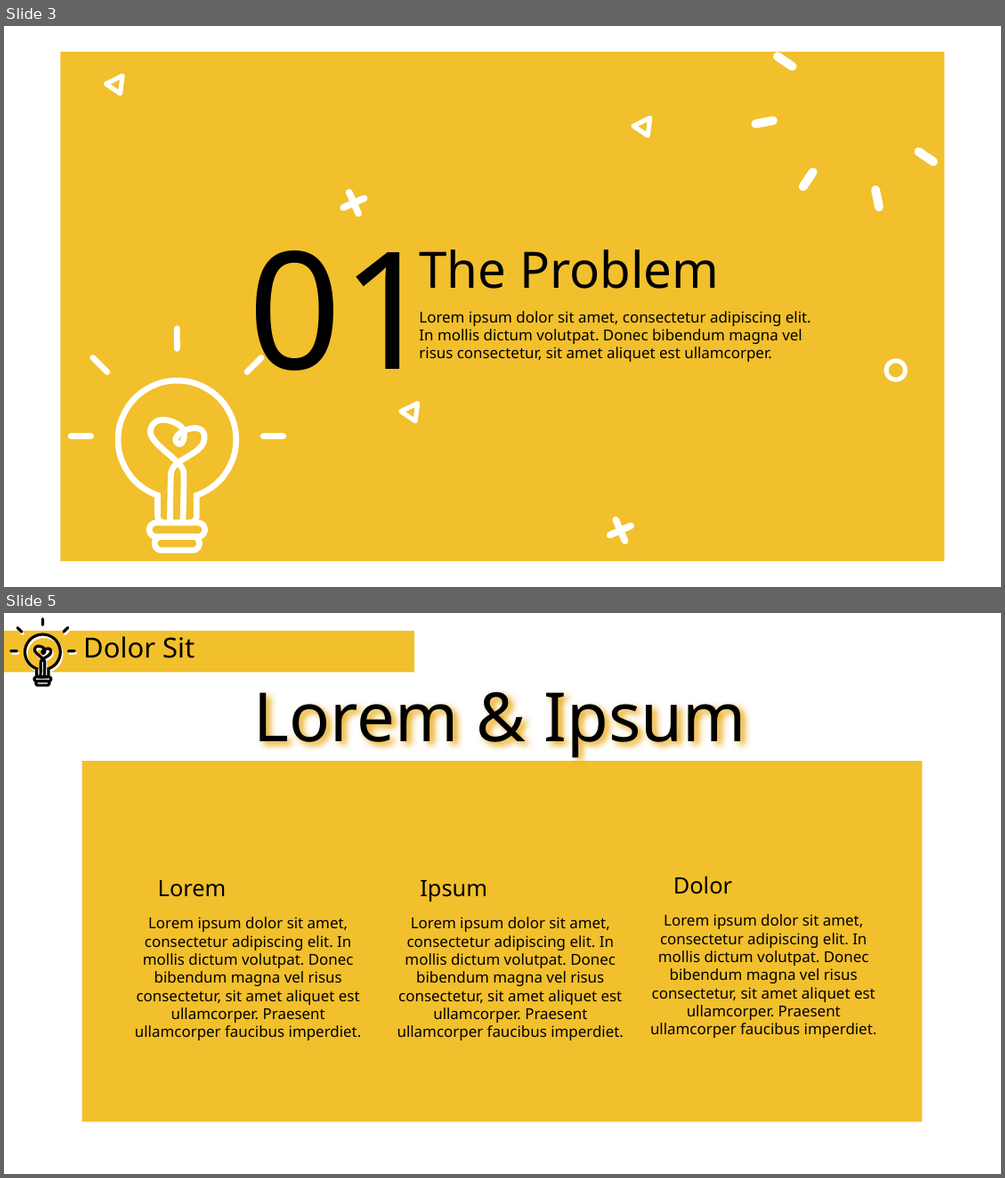
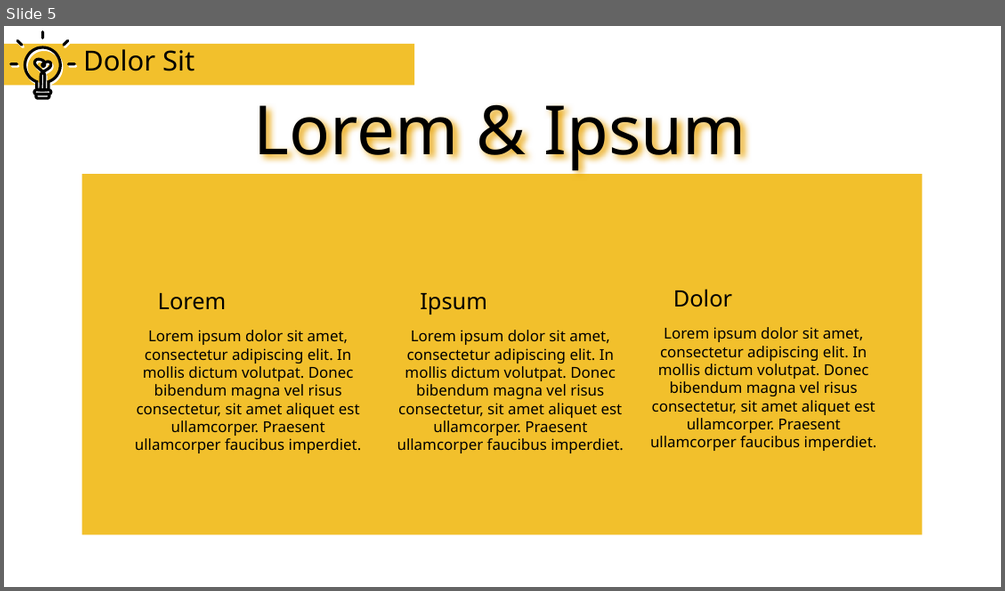
Before and after one commit to thevalencyproject/valency-exchange-pitch, a slide deck: Pitch Deck Template.odp. Shown one above the other, each under a label of ours: slides 3 and 5 before the commit, slide 5 after it; the slides between them are not shown. The pictures are 1005x1178 and 1005x591 pixels, drawn with LibreOffice and Linux fonts; fonts in the diff are those of the drawing. Boxes give left, top, right and bottom in pixels: in the first picture for what was removed or moved away, otherwise in the second. Text is boxed around its words. In the diff, an @@ line names an element or a change of style, - is before the commit and + after.

Commit message:
Added a Problem Statement

```diff
--- a/Pitch Deck Template.odp
+++ b/Pitch Deck Template.odp
@@ slide 3 removed at (x1=4, y1=26, x2=1001, y2=587), background #FFFFFF @@
@@ freeform shape removed at (x1=61, y1=52, x2=945, y2=562) @@
@@ freeform shape removed at (x1=106, y1=76, x2=122, y2=94) @@
@@ line removed from (777, 57) to (793, 67) @@
@@ freeform shape removed at (x1=633, y1=119, x2=650, y2=136) @@
@@ line removed from (756, 124) to (773, 121) @@
@@ line removed from (934, 161) to (919, 151) @@
@@ line removed from (803, 187) to (813, 172) @@
@@ line removed from (364, 198) to (343, 208) @@
@@ line removed from (349, 192) to (358, 213) @@
@@ line removed from (880, 207) to (876, 190) @@
@@ title removed at (x1=249, y1=250, x2=436, y2=410) @@
-01
@@ title removed at (x1=419, y1=249, x2=719, y2=289) @@
-The Problem
@@ text removed at (x1=419, y1=311, x2=811, y2=362) @@
-Lorem ipsum dolor sit amet, consectetur adipiscing elit. In mollis dictum volutpat. Donec bibendum magna vel risus consectetur, sit amet aliquet est ullamcorper.
@@ line removed from (177, 328) to (177, 349) @@
@@ line removed from (93, 358) to (107, 372) @@
@@ line removed from (261, 358) to (247, 372) @@
@@ freeform shape removed at (x1=887, y1=361, x2=906, y2=379) @@
@@ freeform shape removed at (x1=118, y1=380, x2=236, y2=523) @@
@@ freeform shape removed at (x1=151, y1=419, x2=205, y2=523) @@
@@ freeform shape removed at (x1=401, y1=403, x2=417, y2=421) @@
@@ line removed from (71, 435) to (91, 435) @@
@@ line removed from (283, 435) to (264, 435) @@
@@ freeform shape removed at (x1=150, y1=523, x2=205, y2=536) @@
@@ line removed from (631, 525) to (610, 535) @@
@@ line removed from (615, 520) to (625, 540) @@
@@ freeform shape removed at (x1=155, y1=536, x2=200, y2=549) @@
```
Also in this commit, not shown: 1 slide added.
